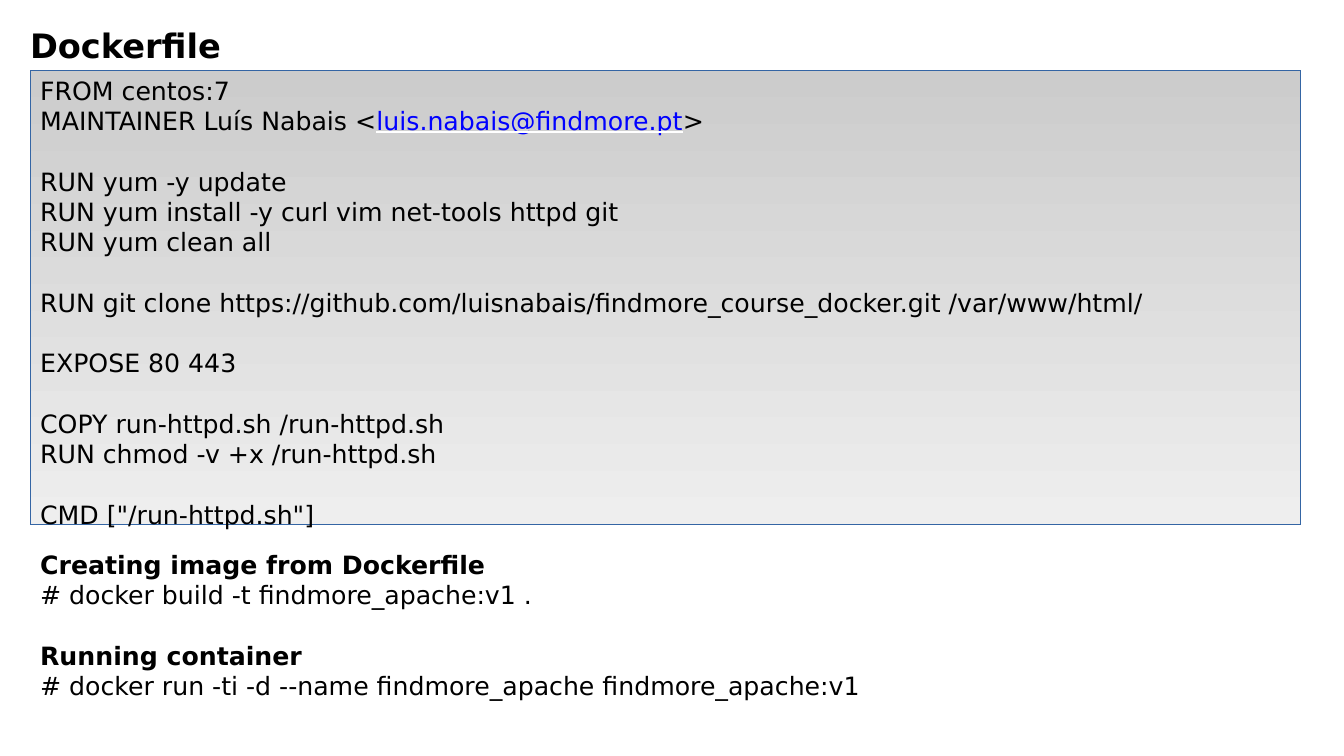
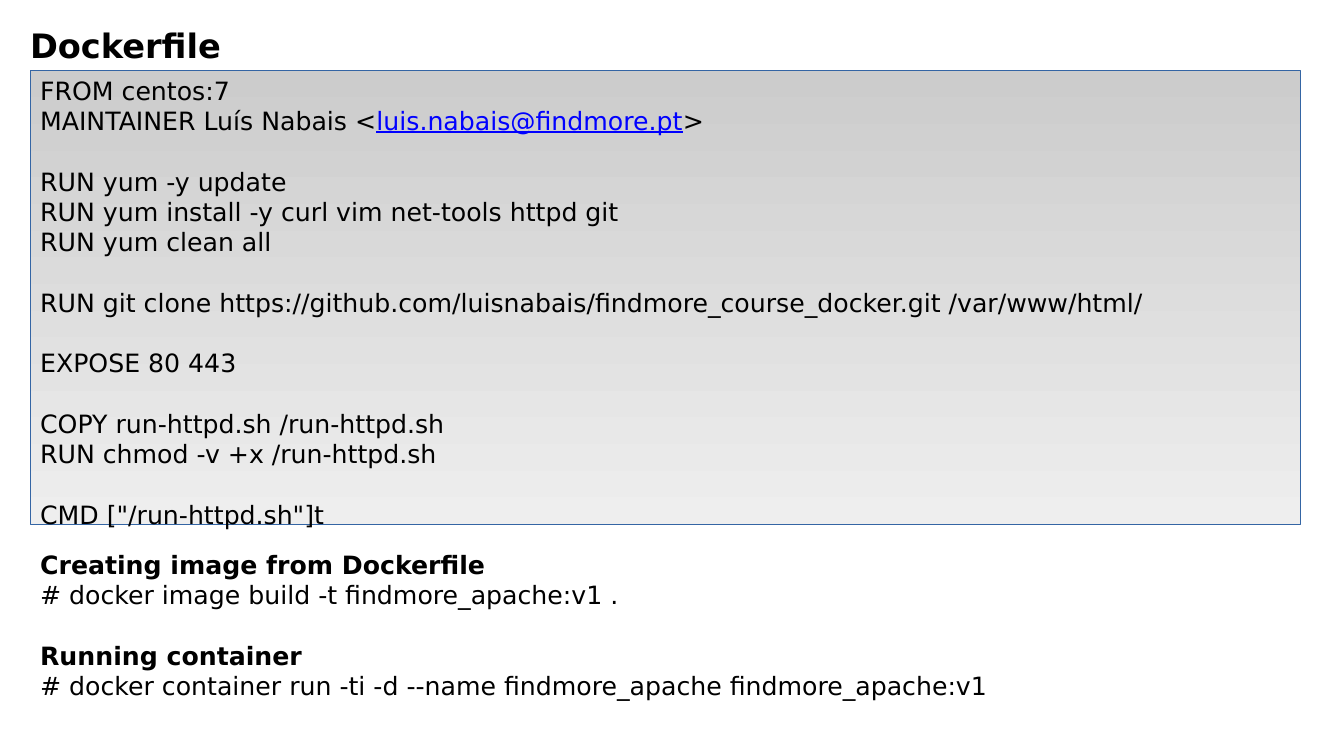
Before and after one commit to luisnabais-courses/course_docker, a slide deck: slide 13 of slides/01_fundamentals_course_slides.pptx. Drawn at 1344x756 pixels with LibreOffice and Linux fonts; fonts in the diff are those of the drawing; background and template pictures are left out. Boxes give left, top, right and bottom in pixels: in the first picture for what was removed or moved away, otherwise in the second. Text is boxed around its words. In the diff, an @@ line names an element or a change of style, - is before the commit and + after.

Commit message:
Added Docker Swarm slides

```diff
--- a/slides/01_fundamentals_course_slides.pptx
+++ b/slides/01_fundamentals_course_slides.pptx
@@ text in rectangle at (40, 505, 324, 530): text changed @@
-CMD ["/run-httpd.sh"]
+CMD ["/run-httpd.sh"]t
@@ text at (69, 585, 602, 610): text changed @@
-# docker build -t findmore_apache:v1 .
+# docker image build -t findmore_apache:v1 .
@@ text at (69, 676, 987, 701): text changed @@
-# docker run -ti -d --name findmore_apache findmore_apache:v1
+# docker container run -ti -d --name findmore_apache findmore_apache:v1
```
Also in this commit, not shown: 7 other slides changed, 5 other files.
